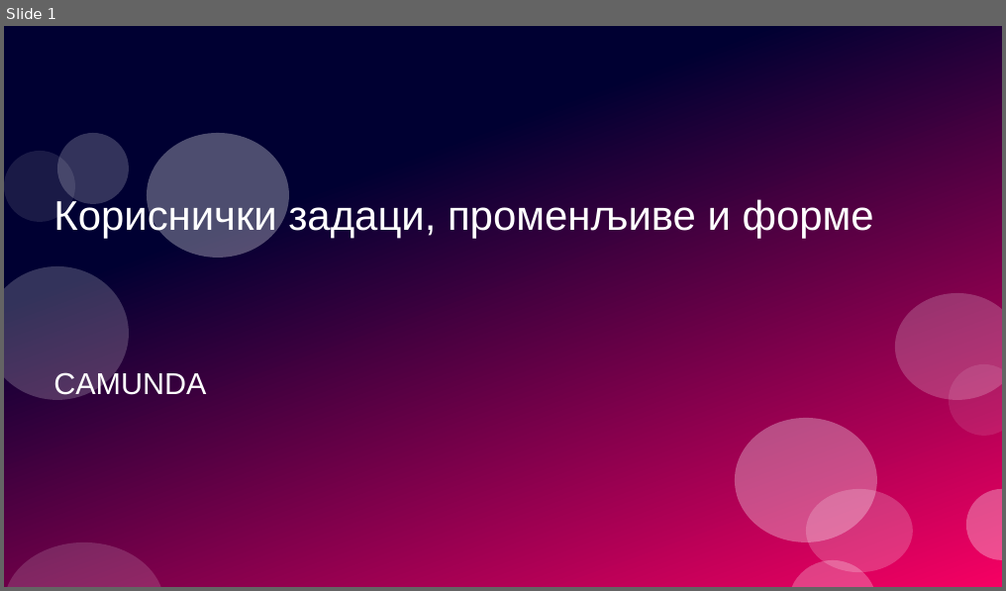
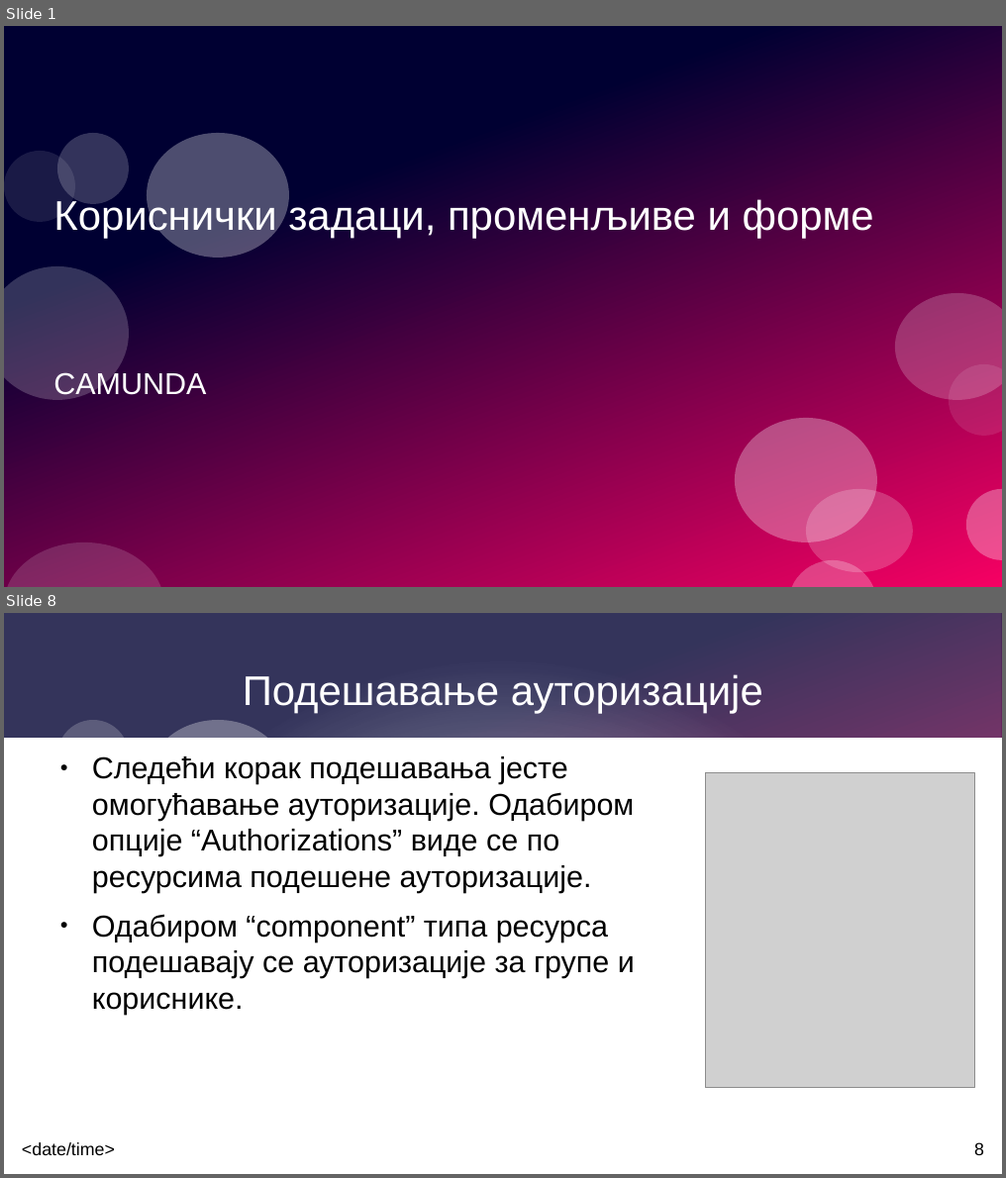
Before and after one commit to balsa-sarenac/upp, a slide deck: 2026-2027/vjezbe/class4/vezbe4.odp. Shown one above the other, each under a label of ours: slide 1 before the commit, slides 1 and 8 after it; the slides between them are not shown. The pictures are 1006x591 and 1006x1178 pixels, drawn with LibreOffice and Linux fonts; fonts in the diff are those of the drawing; grey boxes stand for pictures. Boxes give left, top, right and bottom in pixels: in the first picture for what was removed or moved away, otherwise in the second. Text is boxed around its words. In the diff, an @@ line names an element or a change of style, - is before the commit and + after.

```diff
--- a/2026-2027/vjezbe/class4/vezbe4.odp
+++ b/2026-2027/vjezbe/class4/vezbe4.odp
@@ slide 8 added at box(4, 613, 1002, 1174), background #FFFFFF; not listed: 4 template elements that a slide beside it also shows @@
@@ rectangle added at box(4, 613, 1001, 1174), fill gradient #FFFFFF @@
@@ title added at box(243, 674, 763, 713), 33 pt, text #FFFFFF @@
+Подешавање ауторизације
@@ ellipse added at box(148, 720, 289, 845), fill #FFFFFF at 30% opacity @@
@@ rectangle added at box(4, 738, 1002, 1174), fill #FFFFFF @@
@@ text added at box(92, 757, 635, 1015), 24 pt, text #000000 @@
+● Следећи корак подешавања јесте омогућавање ауторизације. Одабиром опције “Authorizations” виде се по ресурсима подешене ауторизације.
+● Одабиром “component” типа ресурса подешавају се ауторизације за групе и кориснике.
@@ picture added at box(706, 773, 975, 1088) @@
@@ text added at box(22, 1143, 115, 1157), 14 pt, text #000000 @@
+<date/time>
@@ page number added at box(974, 1143, 984, 1156), 14 pt, text #000000 @@
+8
```
Also in this commit, not shown: 1 slide changed, 3 other slides added, 1 slide removed, 1 other file.
